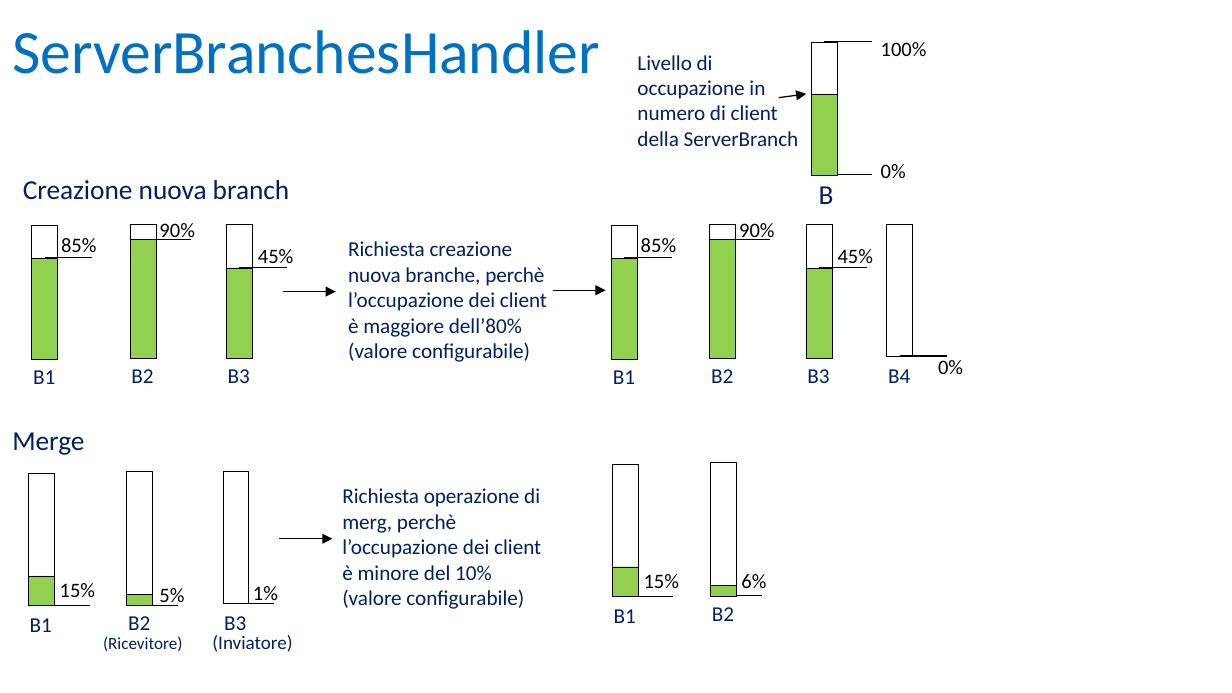
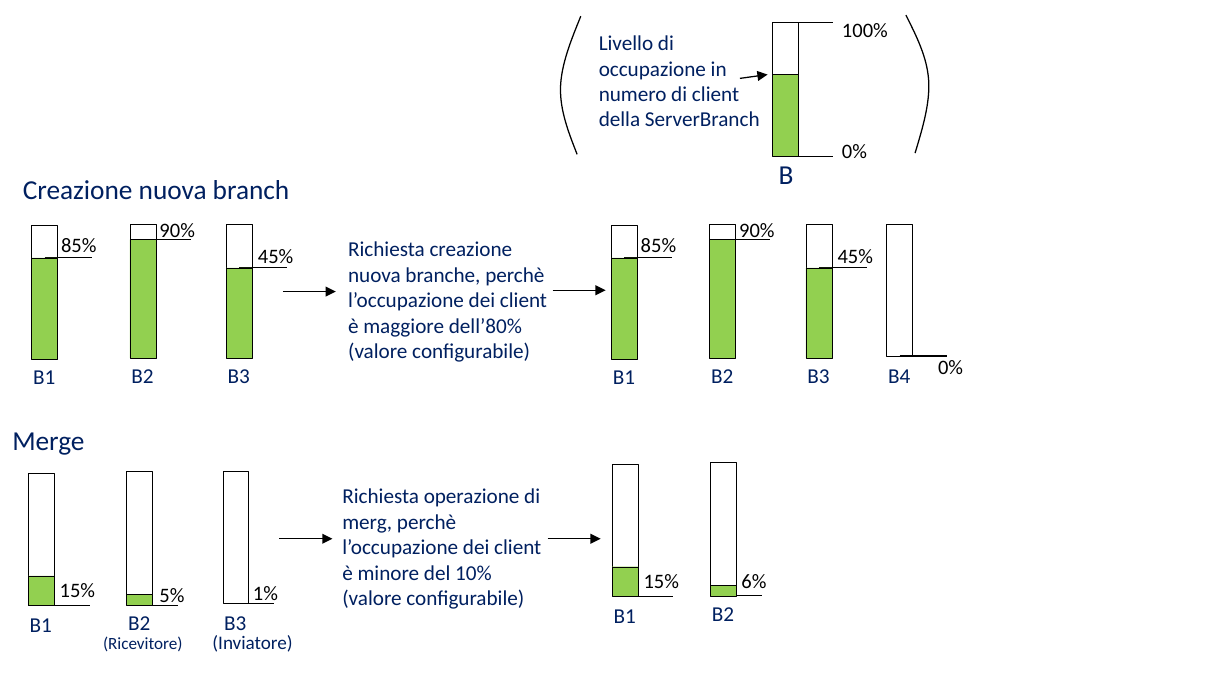
Before and after one commit to UltraLe/ServerWeb, a slide deck: slide 8 of RelazioneIIW.pptx. Drawn at 1232x693 pixels with LibreOffice and Linux fonts; fonts in the diff are those of the drawing; background and template pictures are left out. Boxes give left, top, right and bottom in pixels: in the first picture for what was removed or moved away, otherwise in the second. Text is boxed around its words. In the diff, an @@ line names an element or a change of style, - is before the commit and + after.

```diff
--- a/RelazioneIIW.pptx
+++ b/RelazioneIIW.pptx
@@ freeform shape added at (543,15,611,154), outline #000000 0.75 pt @@
@@ 4 texts, 2 rectangles, 2 lines, 1 arrow: place and size @@
-4 texts, 2 rectangles, 2 lines, 1 arrow at (637,42,927,204)
+4 texts, 2 rectangles, 2 lines, 1 arrow at (599,22,888,184)
@@ freeform shape added at (885,15,942,154), outline #000000 0.75 pt @@
@@ title removed at (12,30,599,74) @@
-ServerBranchesHandler
@@ arrow added from (547, 538) to (600, 538), #000000 0.75 pt @@
```
Also in this commit, not shown: 4 other slides changed, 6 slides added.
